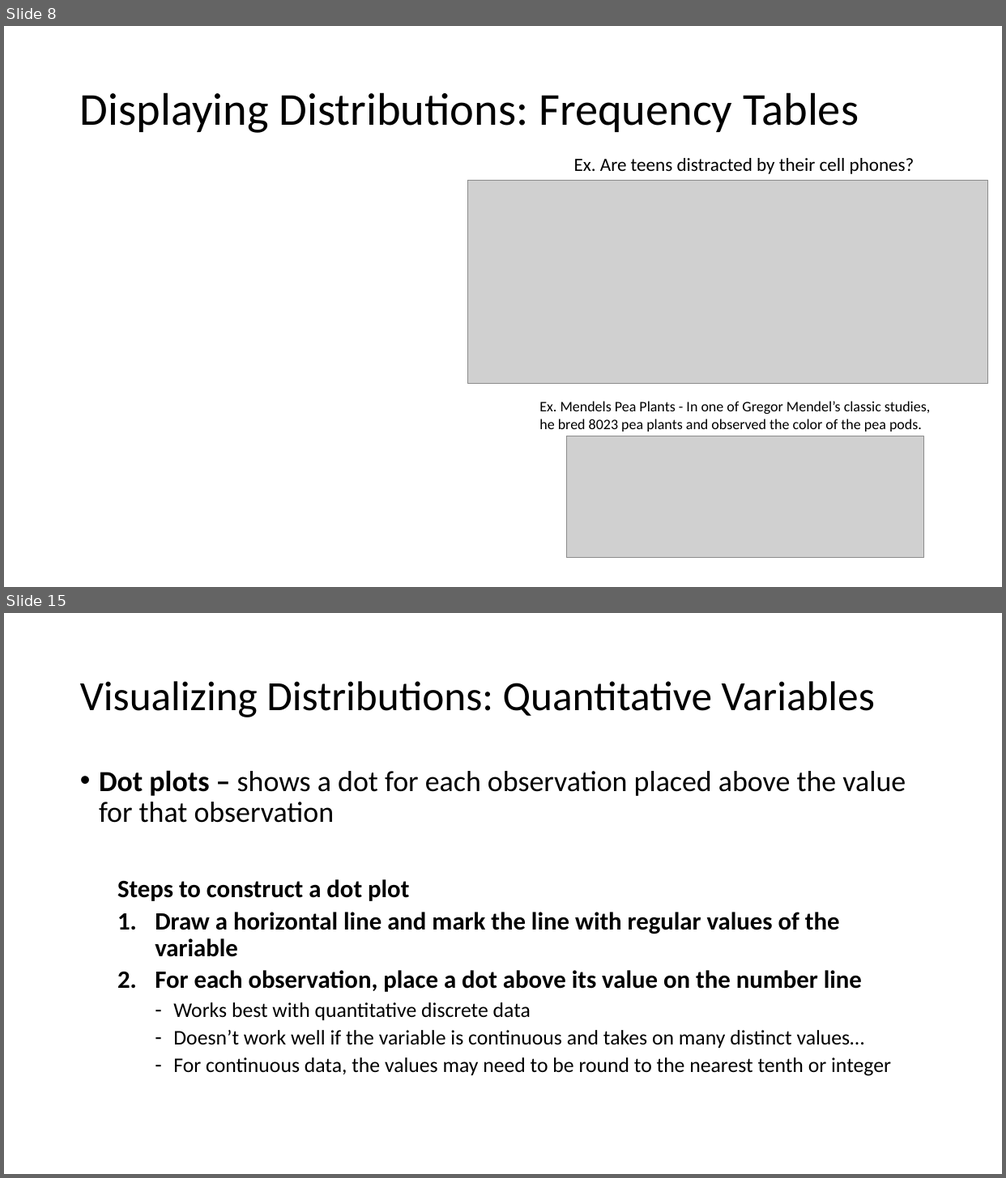
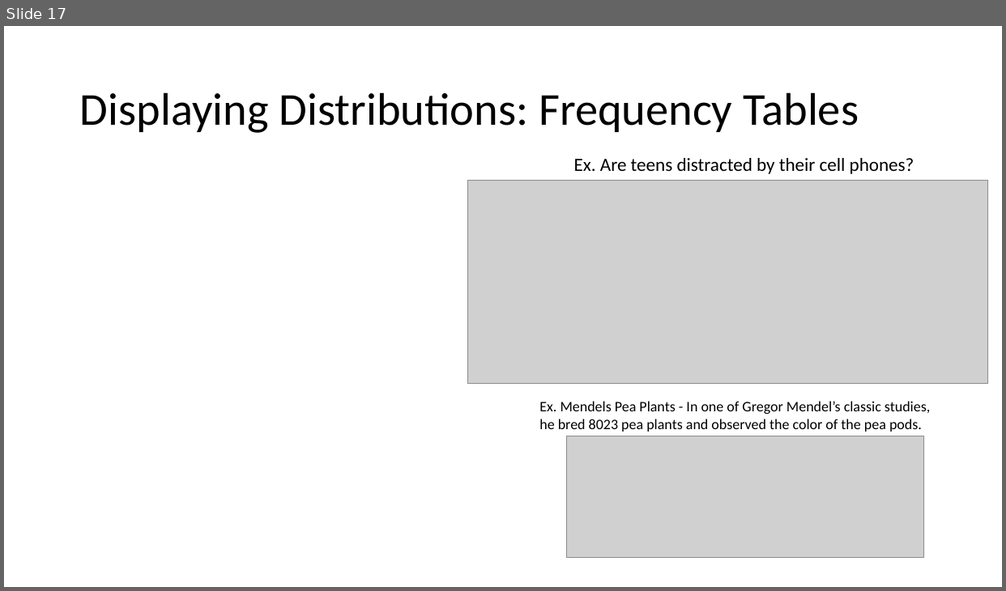
Before and after one commit to Jarred6068/UI_STAT251-03_Spring_2024, a slide deck: docs/lecture_slides/Week 1/Week1_Lecture2_Slides_1_12_2024.pptx. Shown one above the other, each under a label of ours: slides 8 and 15 before the commit, slide 17 after it; the slides between them are not shown. The pictures are 1006x1178 and 1006x591 pixels, drawn with LibreOffice and Linux fonts; fonts in the diff are those of the drawing; grey boxes stand for pictures. Boxes give left, top, right and bottom in pixels: in the first picture for what was removed or moved away, otherwise in the second. Text is boxed around its words. In the diff, an @@ line names an element or a change of style, - is before the commit and + after.

```diff
--- a/docs/lecture_slides/Week 1/Week1_Lecture2_Slides_1_12_2024.pptx
+++ b/docs/lecture_slides/Week 1/Week1_Lecture2_Slides_1_12_2024.pptx
@@ slide 15 removed at [4, 613, 1002, 1174], background #FFFFFF @@
@@ title removed at [80, 681, 875, 717] @@
-Visualizing Distributions: Quantitative Variables
@@ text removed at [99, 770, 906, 1076] @@
-• Dot plots – shows a dot for each observation placed above the value for that observation
-  Steps to construct a dot plot
-  1. Draw a horizontal line and mark the line with regular values of the variable
-  2. For each observation, place a dot above its value on the number line
-    – Works best with quantitative discrete data
-    – Doesn’t work well if the variable is continuous and takes on many distinct values…
-    – For continuous data, the values may need to be round to the nearest tenth or integer
@@ what was slide 8 is now slide 17 @@
```
Also in this commit, not shown: 10 slides added, 13 other slides removed, 13 other files.
